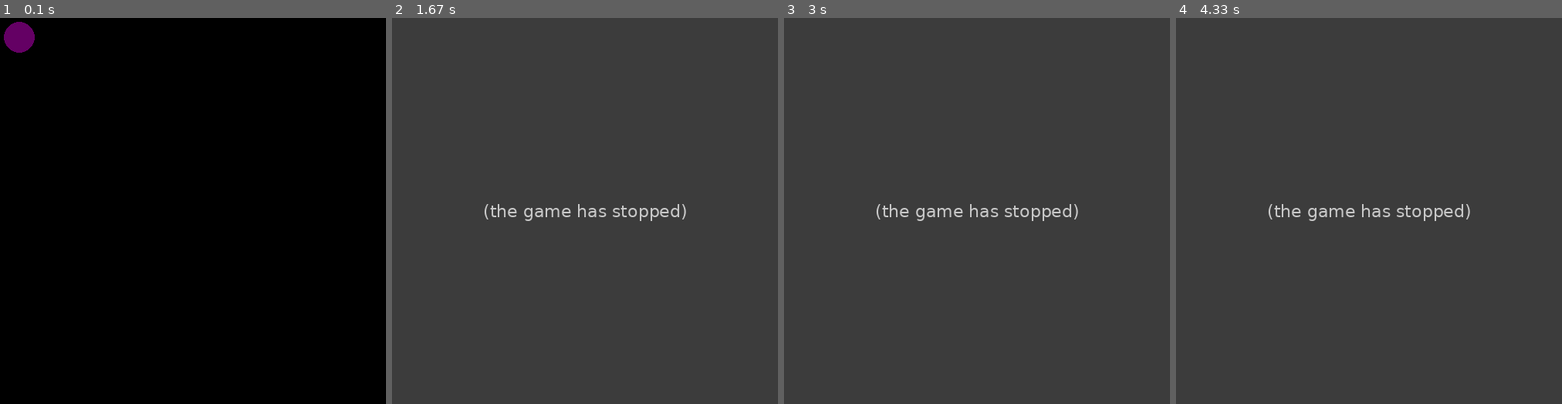
Above: before the commit, frames 1-4 (left to right).
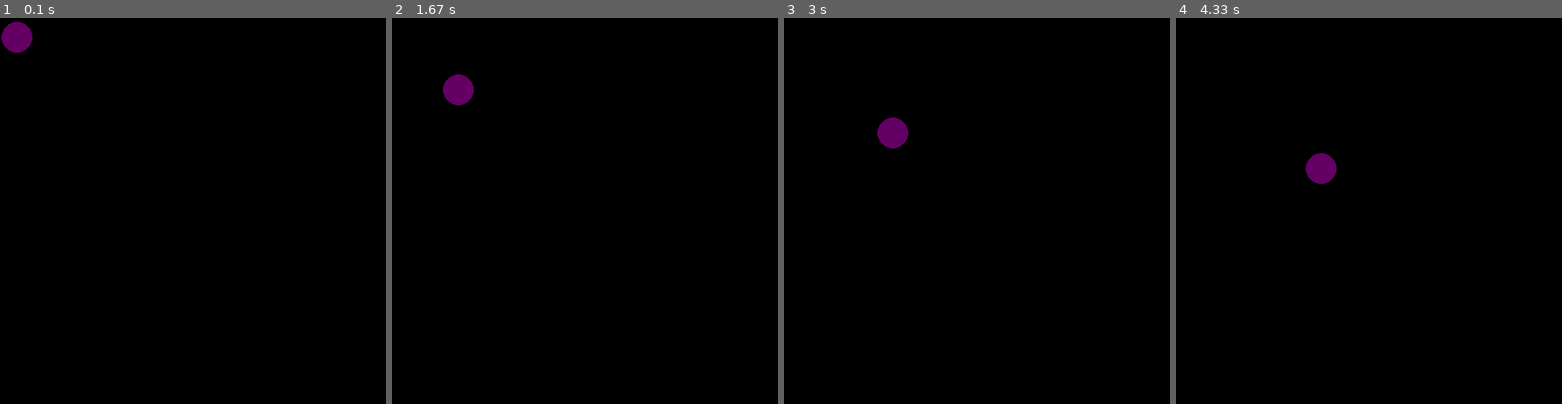
Above: after the commit, the same moments.

Repository: AleksandrLagutov/my_education
Game: pygame game, started from lesson_18_pygame_and_balls/exercise_1.py
Two runs of this game, one before a commit and one after it. Both use one fixed random seed, a clock stepped at 60 frames per second and the inputs below.
Inputs:
- Up to frame 1 (0.1 s): no input
- Up to frame 2 (1.67 s): hold Right 0.33-0.8 s; hold Up 0.83-1.13 s; hold Right 1.17-1.63 s
- Up to frame 3 (3 s): hold Left 1.67-2.2 s; hold Down 2.23-2.53 s; hold Left 2.57-2.97 s
- Up to frame 4 (4.33 s): hold Up 3-3.37 s; hold Right 3.4-4.03 s; hold Down from 4.07 s (still down)

The runs differ from the first frame. In frame 1, 0.1% of the frame differs, in the area x 0-9%, y 1-9%; in frame 2, 100%, in the area x 0-100%, y 0-100%; in frame 3, 100%; in frame 4, 100%.
Before the commit the program exited at 0.33 s; later frames show no game.

Commit message:
Упражнение №1 Реализовал изменение ускорения при нажатии стрелок

Diff:
--- a/lesson_18_pygame_and_balls/exercise_1.py
+++ b/lesson_18_pygame_and_balls/exercise_1.py
@@ -12,13 +12,21 @@
 
 x = 21
 y = 21
-vx = 50
+vx = 20
 vy = 50
 while True:
     dt = clock.tick(50)/1000
     for event in pygame.event.get():
-        if event.type == pygame.QUIT or event.type == pygame.KEYDOWN:
+        if event.type == pygame.QUIT:
             sys.exit()
+    if pygame.key.get_pressed()[pygame.K_DOWN]:
+        vy += 1
+    if pygame.key.get_pressed()[pygame.K_UP]:
+        vy -= 1
+    if pygame.key.get_pressed()[pygame.K_RIGHT]:
+        vx += 1
+    if pygame.key.get_pressed()[pygame.K_LEFT]:
+        vx -= 1
     x += vx*dt
     y += vy*dt
     if int(x) + 20 == width or int(x) - 20 == 0:
